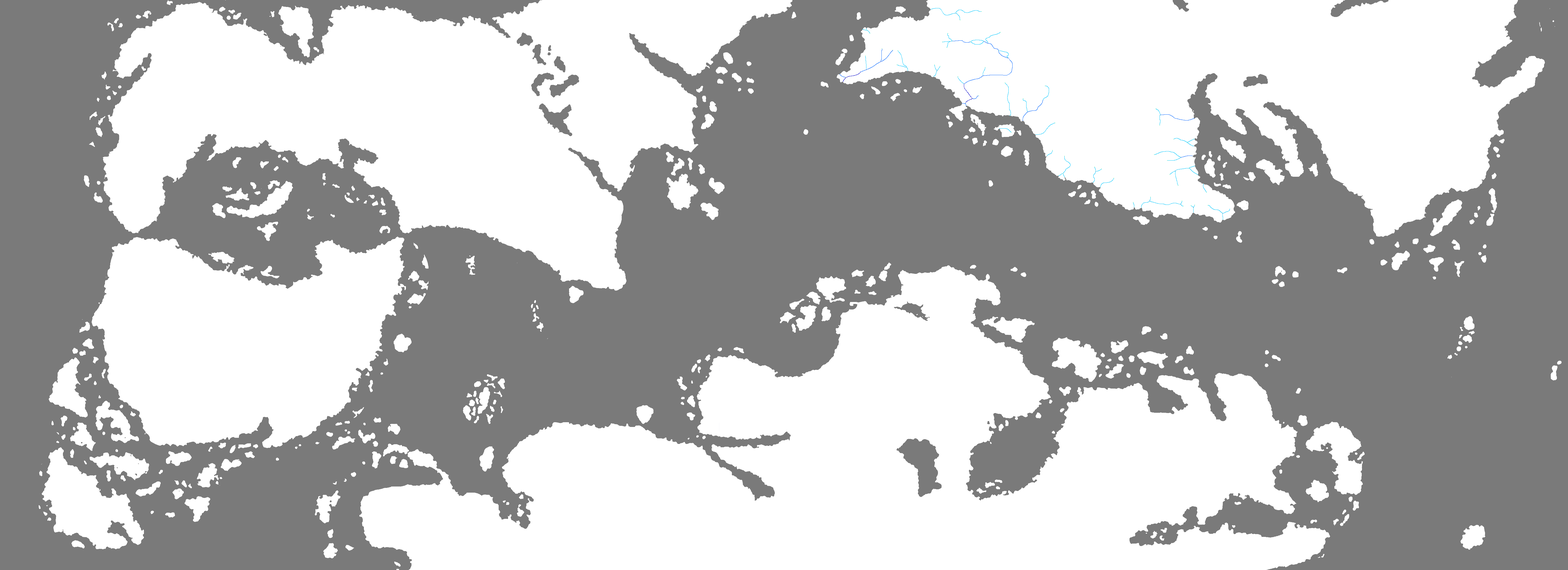
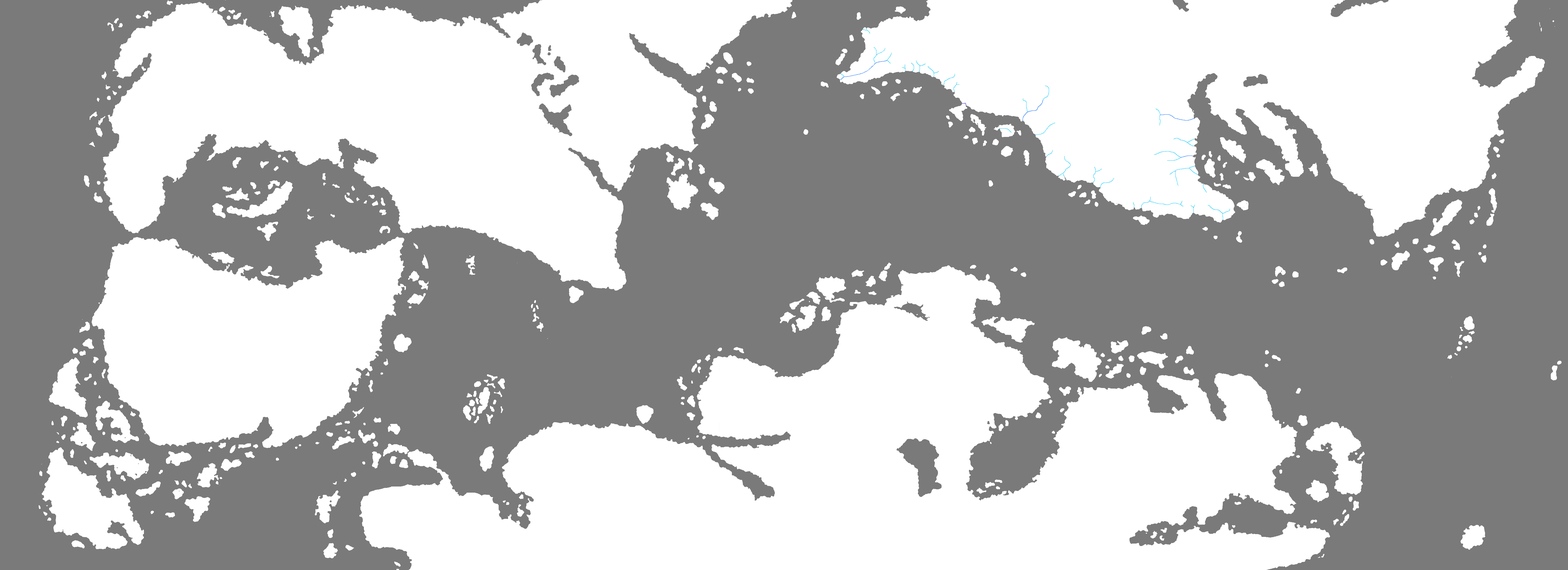
Two versions of the same layered image (1568 × 570). Layer-by-layer changes:
renamed "Layer" to "River", painted on it over [839, 47, 1013, 116]
painted on "heightmap" over [839, 8, 1013, 116]
